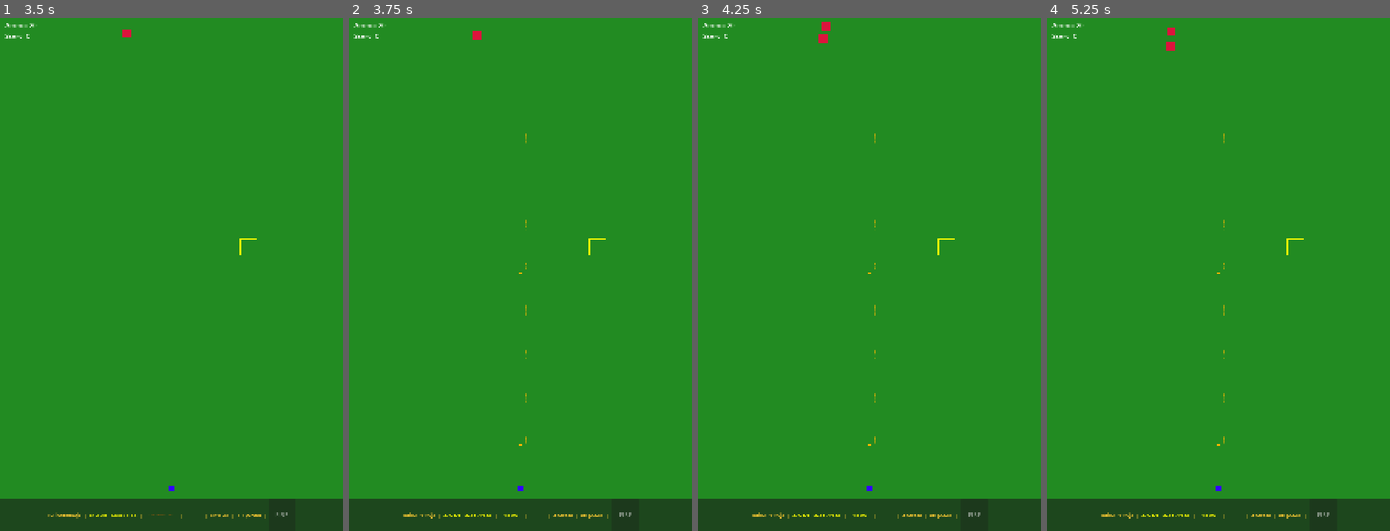
Above: before the commit, frames 1-4 (left to right).
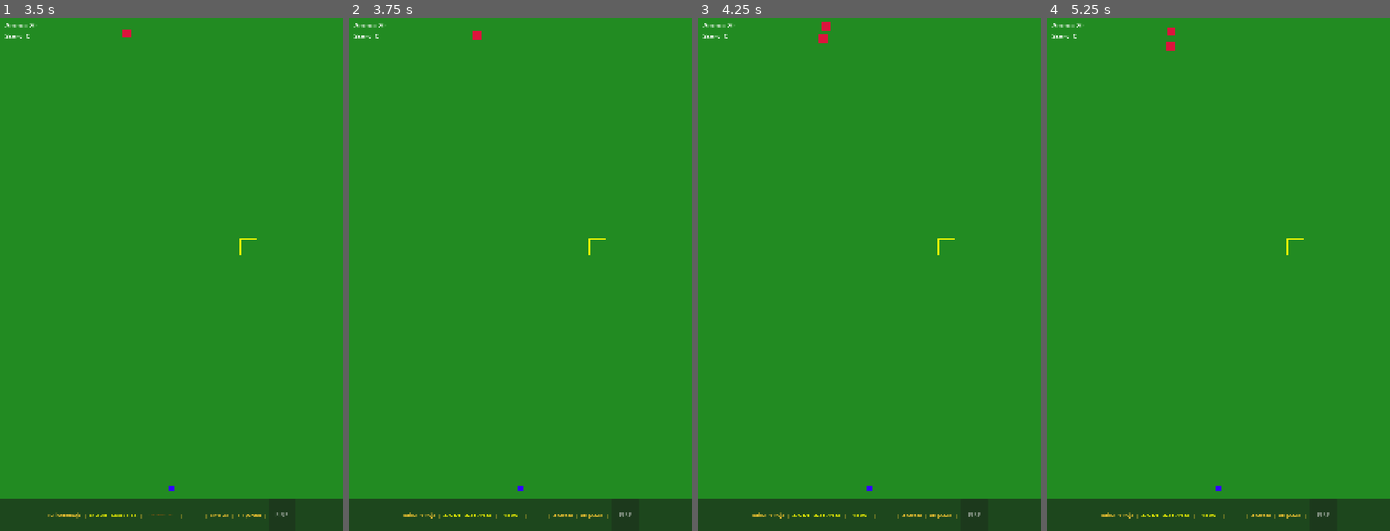
Above: after the commit, the same moments.

Repository: huttutt/tukom-defender
Game: Godot game, scene res://scenes/Main.tscn
Two runs of this game, one before a commit and one after it. Both use one fixed random seed, a clock stepped at 60 frames per second and the inputs below.
Inputs (mouse positions are in pixels of both pictures, inside the frame that each line leads up to):
- Up to frame 1 (3.5 s): click (161, 515) at 0.5 s; click (161, 515) at 1.25 s; click (161, 515) at 2 s; tap Enter at 2.75 s; move the mouse to (246, 248) at 2.77 s; click (246, 248) at 2.92 s
- Up to frame 2 (3.75 s): click "ADD BEARING" at 3.5 s
- Up to frame 3 (4.25 s): no input
- Up to frame 4 (5.25 s): click "45-00" at 4.25 s; click "ADD BEARING" at 5 s

Frame 1 is identical in both runs. In frame 2, less than 0.1% of the frame differs, in the area x 49-52%, y 22-84%; in frame 3, less than 0.1%; in frame 4, less than 0.1%.

Commit message:
Remove distance notches and labels from bearing line
Distance will be handled separately in Phase 4 with a distance wheel control.
The bearing line now only shows direction (piiru) without distance markings.

Removed:
- Distance notch constants (TILE_SIZE_METERS, NOTCH_POSITIONS, NOTCH_LENGTH)
- notch_container and label_container node references
- _draw_distance_notches() function and all notch/label rendering logic
- Node creation for notch and label containers in _ready()

The bearing line is now cleaner, showing only:
- Orange-yellow 3px line with shadow
- Extends from observer icon to screen edge
- Displays piiru value in UI
- No distance information on the line itself

🤖 Generated with [Claude Code](https://claude.com/claude-code)

Co-Authored-By: Claude <noreply@anthropic.com>

Diff:
--- a/scripts/BearingLine.gd
+++ b/scripts/BearingLine.gd
@@ -13,10 +13,7 @@
 # Default bearing: 15-00 piiru = pointing up (north)
 const DEFAULT_ANGLE: float = -PI / 2.0  # -90 degrees = pointing up
 
-# Distance notch settings (1 tile = 100m)
-const TILE_SIZE_METERS: float = 100.0
-const NOTCH_POSITIONS: Array = [250, 500, 750, 1000, 1250, 1500, 2000]
-const NOTCH_LENGTH: float = 8.0
+# Distance handled separately in Phase 4 (Distance Wheel)
 
 # State
 var is_active: bool = false
@@ -28,8 +25,6 @@
 # Line rendering nodes
 var main_line: Line2D = null
 var shadow_line: Line2D = null
-var notch_container: Node2D = null
-var label_container: Node2D = null
 
 # Reference to TukomGeneratorUI (set by Main.gd)
 var tukom_ui: Control = null
@@ -49,15 +44,6 @@
 	main_line.default_color = LINE_COLOR
 	main_line.z_index = 0
 	add_child(main_line)
-
-	# Create containers for notches and labels
-	notch_container = Node2D.new()
-	notch_container.z_index = 1
-	add_child(notch_container)
-
-	label_container = Node2D.new()
-	label_container.z_index = 2
-	add_child(label_container)
 
 	# Initially hidden
 	visible = false
@@ -167,53 +153,6 @@
 	shadow_line.add_point(origin + SHADOW_OFFSET)
 	shadow_line.add_point(end_point + SHADOW_OFFSET)
 
-	# Update distance notches
-	_draw_distance_notches()
-
-
-## Draws distance notches and labels along the line
-func _draw_distance_notches() -> void:
-	# Clear existing notches and labels
-	for child in notch_container.get_children():
-		child.queue_free()
-	for child in label_container.get_children():
-		child.queue_free()
-
-	var direction: Vector2 = Vector2.RIGHT.rotated(angle)
-	var perpendicular: Vector2 = direction.rotated(PI / 2.0)
-
-	# Tile size in pixels (from GameConfig)
-	var tile_size_pixels: float = 64.0  # GameConfig.TILE_SIZE
-
-	for dist_meters in NOTCH_POSITIONS:
-		# Convert distance to pixels
-		var dist_pixels: float = (dist_meters / TILE_SIZE_METERS) * tile_size_pixels
-
-		if dist_pixels > length:
-			break
-
-		# Calculate notch position
-		var notch_pos: Vector2 = origin + direction * dist_pixels
-
-		# Draw notch (perpendicular line)
-		var notch_line: Line2D = Line2D.new()
-		notch_line.width = 2.0
-		notch_line.default_color = LINE_COLOR
-		var notch_start: Vector2 = notch_pos - perpendicular * (NOTCH_LENGTH / 2.0)
-		var notch_end: Vector2 = notch_pos + perpendicular * (NOTCH_LENGTH / 2.0)
-		notch_line.add_point(notch_start)
-		notch_line.add_point(notch_end)
-		notch_container.add_child(notch_line)
-
-		# Draw distance label
-		var label: Label = Label.new()
-		label.text = "%dm" % dist_meters
-		label.add_theme_font_size_override("font_size", 12)
-		label.add_theme_color_override("font_color", LINE_COLOR)
-		label.position = notch_pos + perpendicular * 12.0  # Offset from line
-		label.rotation = angle  # Align with line
-		label_container.add_child(label)
-
 
 ## Updates piiru display in TukomGeneratorUI
 func _update_piiru_display() -> void:
